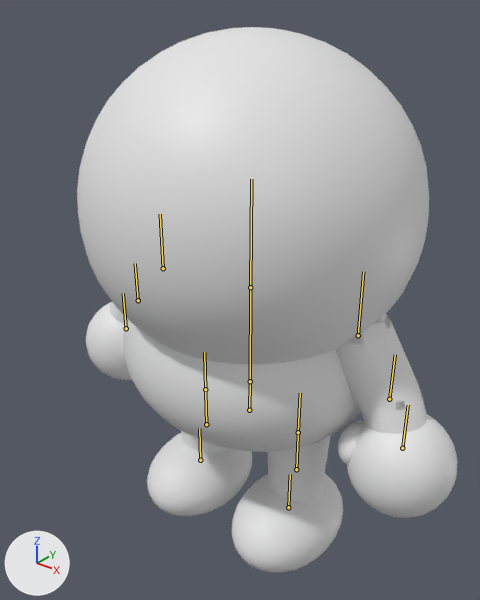
An edit to the glTF model godot/models/blob_rig.glb, drawn before and after from the same camera.
Camera for both pictures: a 50 mm camera at (1.5, -1.95, 2.33) aimed at (0.01, -0.09, 1.18). Arrows for +X, +Y and +Z are at lower left; the lights stay in place. The first picture is the older version. The bones that change, and the others that lie on the model, are drawn over the model as lines.

Names of what the first picture shows: 'ArmL.L', 'ArmL.R', 'ArmU.R', 'Body', 'Foot.L', 'Foot.R', 'Hand.L', 'Hand.R', 'Head', 'Shin.L', 'Shin.R', 'Thigh.R'.
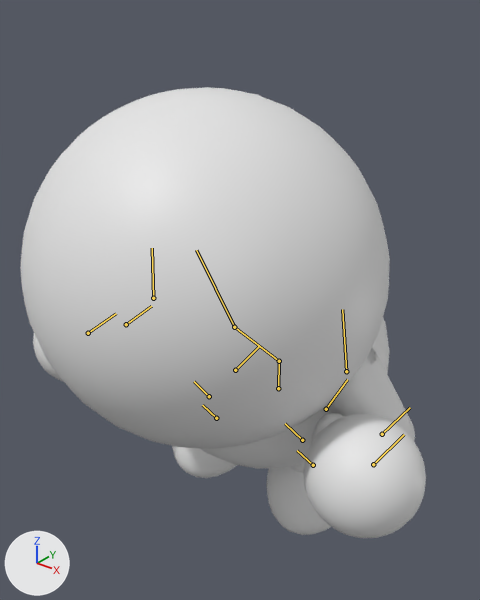
The newer file adds an action. The first version stands in its rest pose; the second is drawn at frame 0 of the action 'roll'.

Pixel boxes [x1, y1, x2, y2] of what changed, in the pictures (480 x 600 px):
'Head', posed (7% taller): before [77, 27, 429, 365]; after [20, 87, 390, 449]
'Body', posed: before [123, 318, 361, 452]; after [199, 318, 390, 469]
'Hand.R', posed (20% taller): before [337, 414, 458, 518]; after [303, 413, 426, 538]
'Foot.R', posed: before [232, 474, 343, 573]; after [267, 467, 331, 535]
'ArmU.R', posed: before [335, 314, 422, 416]; after [326, 348, 415, 433]
'Foot.L', posed: before [147, 432, 252, 516]; after [172, 446, 237, 478]
'Hand.L', posed: before [86, 302, 132, 380]; after [33, 333, 64, 382]
'ArmL.R', posed (mostly hidden afterwards): before [361, 387, 427, 434]; after [387, 418, 415, 441]
bone 'hips', root to tip: before (249, 410) to (250, 381); after (278, 388) to (279, 361)
bone 'spine', root to tip: before (250, 381) to (250, 287); after (279, 361) to (234, 327)
bone 'armU.L', root to tip: before (163, 268) to (160, 214); after (153, 298) to (152, 248)
bone 'armL.L', root to tip: before (138, 300) to (135, 263); after (126, 324) to (151, 306)
bone 'armU.R', root to tip: before (358, 335) to (363, 271); after (346, 371) to (342, 309)
bone 'armL.R', root to tip: before (389, 399) to (395, 354); after (382, 434) to (410, 407)
bone 'head', root to tip: before (250, 287) to (251, 179); after (234, 327) to (196, 250)
bone 'thigh.L', root to tip: before (205, 389) to (204, 352); after (235, 370) to (260, 345)
bone 'shin.L', root to tip: before (206, 424) to (205, 392); after (209, 396) to (194, 381)
bone 'thigh.R', root to tip: before (298, 432) to (300, 393); after (326, 409) to (347, 379)
bone 'shin.R', root to tip: before (296, 469) to (298, 435); after (302, 440) to (285, 423)

Patch to the scene script:
```diff
--- a/godot/models/blob_rig.glb.py
+++ b/godot/models/blob_rig.glb.py
@@ bone_hips @@
 bone_hips = bpy.data.objects['Rig'].pose.bones['hips']  # child of 'root'
-bone_hips.location = (0.0, 0.0, 0.0)
+bone_hips.location = (0.0, 0.0, -0.22)
@@ bone_spine @@
 bone_spine = bpy.data.objects['Rig'].pose.bones['spine']  # child of 'hips'
-bone_spine.rotation_quaternion = (1.0, 0.0, 0.0, 0.0)  # degrees (0, 0, 0)
+bone_spine.rotation_quaternion = (0.921, 0.391, 0.0, 0.0)  # degrees (46, 0, 0)
@@ bone_armu_l @@
 bone_armu_l = bpy.data.objects['Rig'].pose.bones['armU.L']  # child of 'spine'
-bone_armu_l.rotation_quaternion = (1.0, 0.0, 0.0, 0.0)  # degrees (0, 0, 0)
+bone_armu_l.rotation_quaternion = (0.931, -0.357, 0.025, -0.065)  # degrees (-42, 0, -8)
@@ bone_arml_l @@
 bone_arml_l = bpy.data.objects['Rig'].pose.bones['armL.L']  # child of 'armU.L'
-bone_arml_l.rotation_quaternion = (1.0, 0.0, 0.0, 0.0)  # degrees (0, 0, 0)
+bone_arml_l.rotation_quaternion = (0.719, -0.695, 0.0, 0.0)  # degrees (-88, 0, 0)
@@ bone_armu_r @@
 bone_armu_r = bpy.data.objects['Rig'].pose.bones['armU.R']  # child of 'spine'
-bone_armu_r.rotation_quaternion = (1.0, 0.0, 0.0, 0.0)  # degrees (0, 0, 0)
+bone_armu_r.rotation_quaternion = (0.931, -0.357, -0.025, 0.065)  # degrees (-42, 0, 8)
@@ bone_arml_r @@
 bone_arml_r = bpy.data.objects['Rig'].pose.bones['armL.R']  # child of 'armU.R'
-bone_arml_r.rotation_quaternion = (1.0, 0.0, 0.0, 0.0)  # degrees (0, 0, 0)
+bone_arml_r.rotation_quaternion = (0.719, -0.695, 0.0, 0.0)  # degrees (-88, 0, 0)
@@ bone_head @@
 bone_head = bpy.data.objects['Rig'].pose.bones['head']  # child of 'spine'
-bone_head.rotation_quaternion = (1.0, 0.0, 0.0, 0.0)  # degrees (0, 0, 0)
+bone_head.rotation_quaternion = (0.988, -0.156, 0.0, 0.0)  # degrees (-18, 0, 0)
@@ bone_thigh_l @@
 bone_thigh_l = bpy.data.objects['Rig'].pose.bones['thigh.L']  # child of 'hips'
-bone_thigh_l.rotation_quaternion = (1.0, 0.0, 0.0, 0.0)  # degrees (0, 0, 0)
+bone_thigh_l.rotation_quaternion = (0.798, -0.601, 0.031, -0.042)  # degrees (-74, 0, -6)
@@ bone_shin_l @@
 bone_shin_l = bpy.data.objects['Rig'].pose.bones['shin.L']  # child of 'thigh.L'
-bone_shin_l.rotation_quaternion = (1.0, 0.0, 0.0, 0.0)  # degrees (0, 0, 0)
+bone_shin_l.rotation_quaternion = (0.559, 0.829, 0.0, 0.0)  # degrees (112, 0, 0)
@@ bone_thigh_r @@
 bone_thigh_r = bpy.data.objects['Rig'].pose.bones['thigh.R']  # child of 'hips'
-bone_thigh_r.rotation_quaternion = (1.0, 0.0, 0.0, 0.0)  # degrees (0, 0, 0)
+bone_thigh_r.rotation_quaternion = (0.798, -0.601, -0.031, 0.042)  # degrees (-74, 0, 6)
@@ bone_shin_r @@
 bone_shin_r = bpy.data.objects['Rig'].pose.bones['shin.R']  # child of 'thigh.R'
-bone_shin_r.rotation_quaternion = (1.0, 0.0, 0.0, 0.0)  # degrees (0, 0, 0)
+bone_shin_r.rotation_quaternion = (0.559, 0.829, 0.0, 0.0)  # degrees (112, 0, 0)
```
